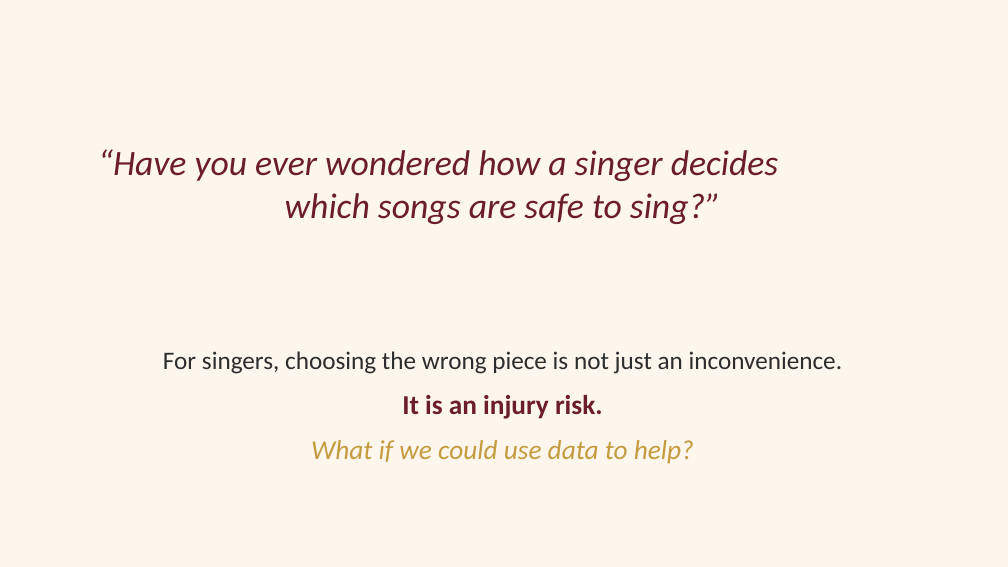
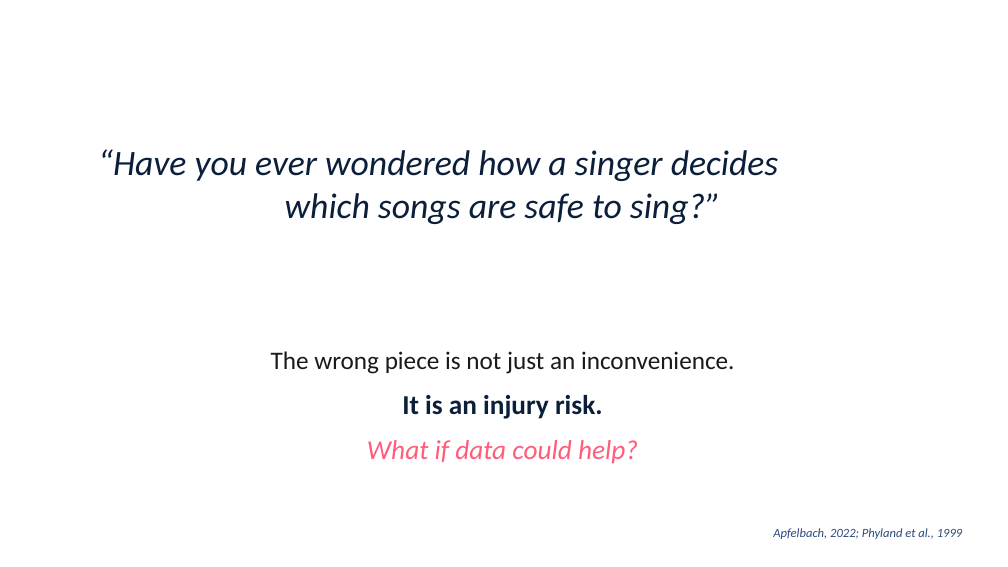
Before and after one commit to mad1rose/tessituragram_vocal_repertoire_recommendations, a slide deck: slide 2 of CADSCOM_PRESENTATION/CADSCOM_2026_Presentation.pptx. Drawn at 1008x567 pixels with LibreOffice and Linux fonts; fonts in the diff are those of the drawing. Boxes give left, top, right and bottom in pixels: in the first picture for what was removed or moved away, otherwise in the second. Text is boxed around its words. In the diff, an @@ line names an element or a change of style, - is before the commit and + after.

```diff
--- a/CADSCOM_PRESENTATION/CADSCOM_2026_Presentation.pptx
+++ b/CADSCOM_PRESENTATION/CADSCOM_2026_Presentation.pptx
@@ background #FDF6EC to #FFFFFF @@
@@ text "“Have you ever wondered how ..." at (98, 149, 779, 224): text colour #6B1D2A to #0B1F3B @@
@@ text at (271, 351, 735, 374): text changed; text colour #2D2D2D to #1A1A1A @@
-For singers, choosing the wrong piece is not just an inconvenience.
+The wrong piece is not just an inconvenience.
@@ text at (402, 395, 603, 419): text colour #6B1D2A to #0B1F3B in "It is an injury risk." @@
@@ text at (367, 440, 638, 464): text changed; text colour #C59B3F to #FF5D7A @@
-What if we could use data to help?
+What if data could help?
@@ text added at (773, 528, 962, 539), 12 pt, text #2E4A7D, italic @@
+Apfelbach, 2022; Phyland et al., 1999
```
Also in this commit, not shown: 12 other slides changed, 3 slides added, 3 slides removed, 4 other files.
